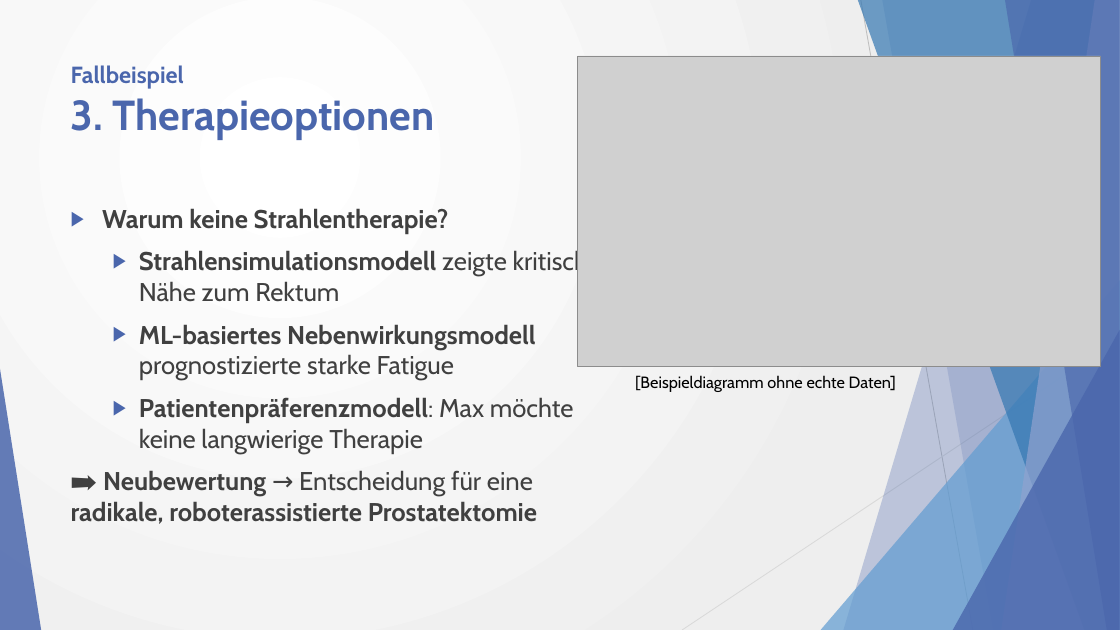
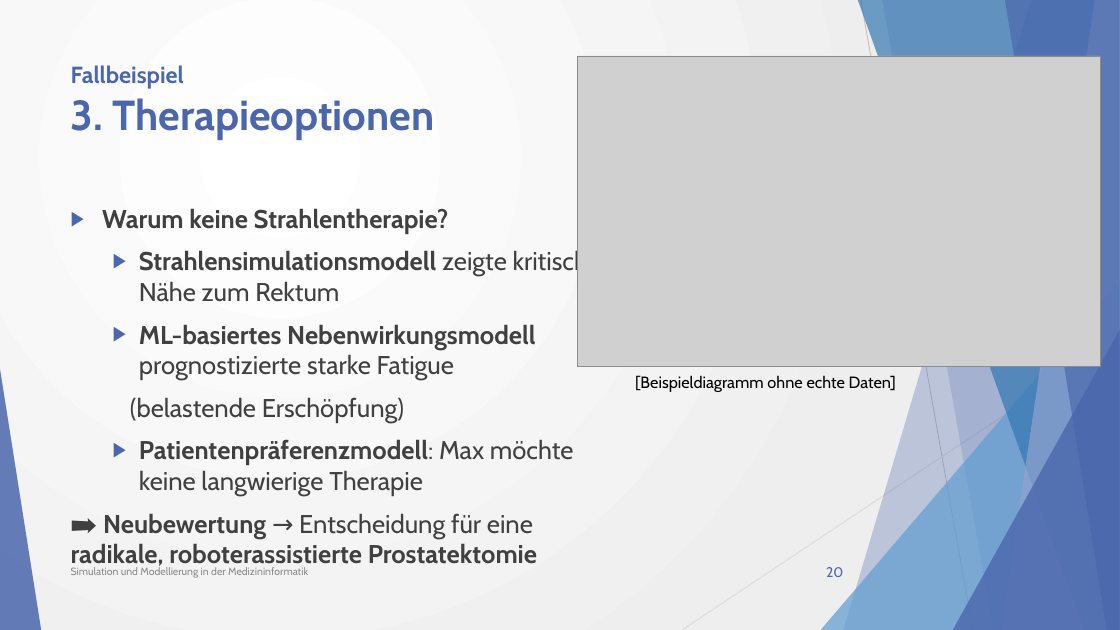
Before and after one commit to w0fl/w0fl, a slide deck: slide 20 of Simulation und Modellierung in der Medizininformatik_2.0.pptx. Drawn at 1120x630 pixels with LibreOffice and Linux fonts; fonts in the diff are those of the drawing; grey boxes stand for pictures. Boxes give left, top, right and bottom in pixels: in the first picture for what was removed or moved away, otherwise in the second. Text is boxed around its words. In the diff, an @@ line names an element or a change of style, - is before the commit and + after.

```diff
--- a/Simulation und Modellierung in der Medizininformatik_2.0.pptx
+++ b/Simulation und Modellierung in der Medizininformatik_2.0.pptx
@@ text at <box>130,397,404,423</box>: paragraph added @@
+  (belastende Erschöpfung)
@@ text added at <box>71,567,308,578</box>, 9 pt, text #8C8C8C @@
+Simulation und Modellierung in der Medizininformatik
@@ page number added at <box>826,567,843,577</box>, 12 pt, text #4A66AC @@
+20
```
Also in this commit, not shown: 22 other slides changed, 5 other files.
